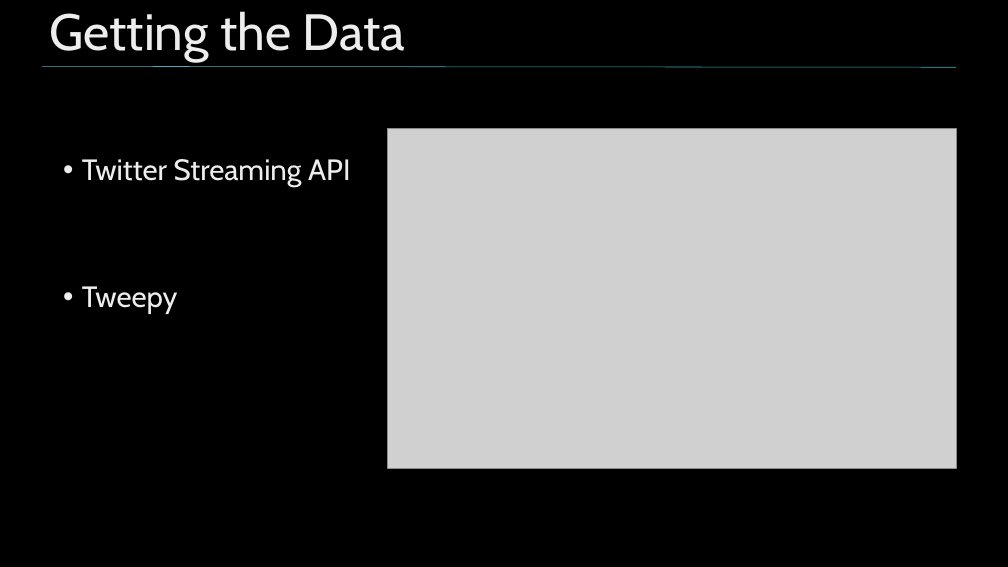
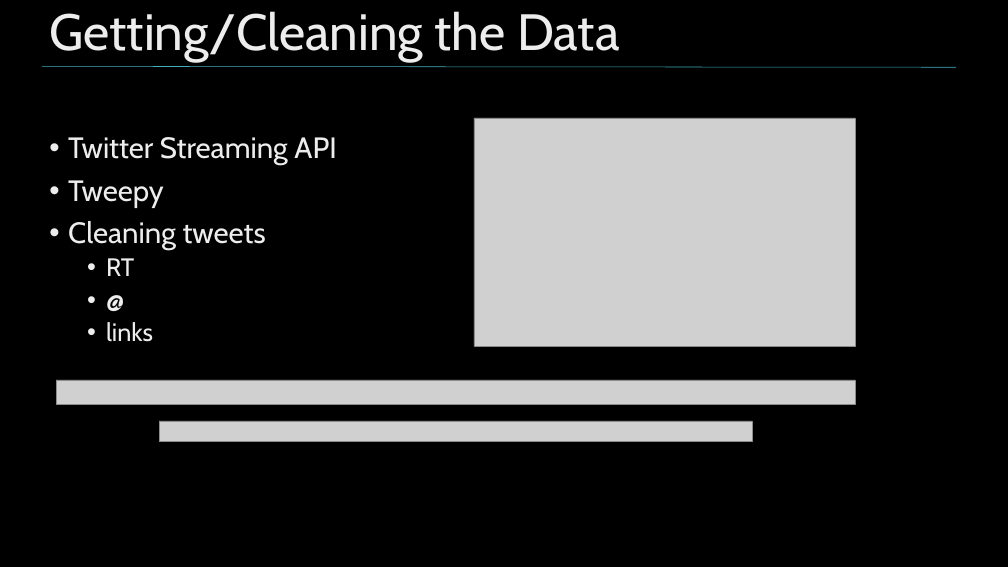
Before and after one commit to nycdatasci/bootcamp009_project, a slide deck: slide 5 of Project4-Capstone/MHD_Capstone/MHD_Twitter_Clustering.pptx (slide 4 before the commit). Drawn at 1008x567 pixels with LibreOffice and Linux fonts; fonts in the diff are those of the drawing; grey boxes stand for pictures; background and template pictures are left out. Boxes give left, top, right and bottom in pixels: in the first picture for what was removed or moved away, otherwise in the second. Text is boxed around its words. In the diff, an @@ line names an element or a change of style, - is before the commit and + after.

Commit message:
ppt

```diff
--- a/Project4-Capstone/MHD_Capstone/MHD_Twitter_Clustering.pptx
+++ b/Project4-Capstone/MHD_Capstone/MHD_Twitter_Clustering.pptx
@@ title at box(49, 11, 619, 61): text changed @@
-Getting the Data
+Getting/Cleaning the Data
@@ text "Twitter Streaming API": place and size @@
-text "Twitter Streaming API" at box(82, 159, 350, 314)
+text "Twitter Streaming API" at box(68, 137, 336, 342)
@@ picture: place and size @@
-picture at box(388, 129, 957, 469)
+picture at box(474, 118, 855, 346)
@@ text at box(68, 221, 266, 342): paragraphs added @@
+• Cleaning tweets
+  • RT
+  • @
+  • links
@@ picture added at box(56, 380, 855, 405) @@
@@ picture added at box(159, 421, 752, 442) @@
```
Also in this commit, not shown: 2 other slides changed.
